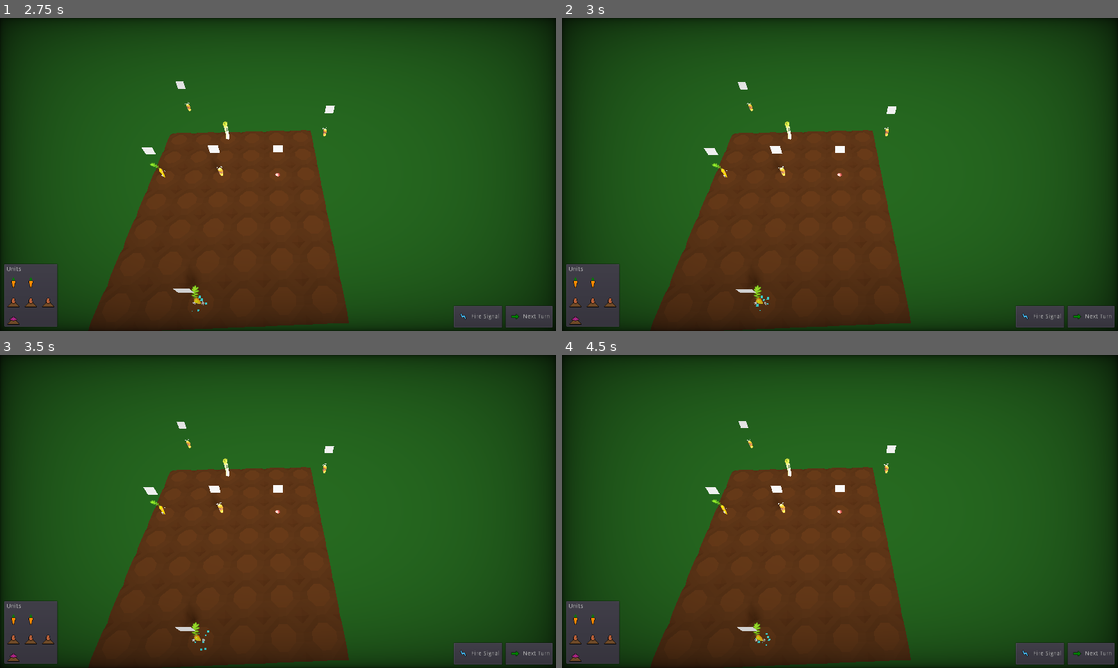
Above: before the commit, frames 1-4 (two rows, left to right).
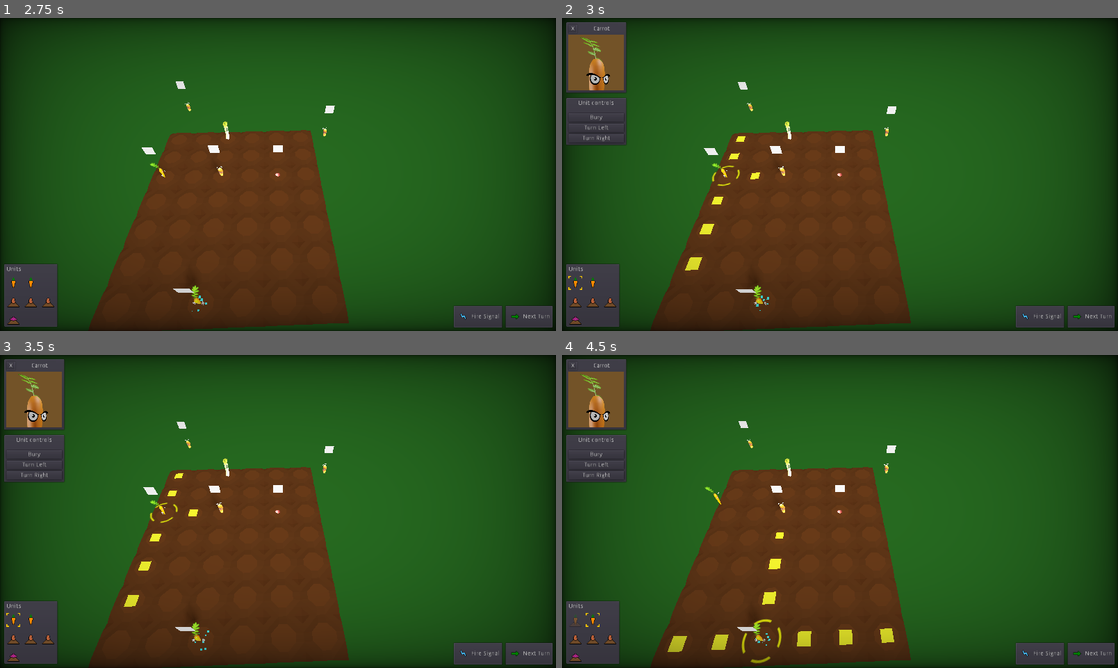
Above: after the commit, the same moments.

Repository: wingedadventurer/gwj-xii
Game: Godot game, scene res://scenes/levels/level_test.tscn
Two runs of this game, one before a commit and one after it. Both use one fixed random seed, a clock stepped at 60 frames per second and the inputs below.
Inputs (mouse positions are in pixels of both pictures, inside the frame that each line leads up to):
- Up to frame 1 (2.75 s): click "Next Turn" at 0.5 s; click "Next Turn" at 1.25 s; click "Fire Signal" at 2 s
- Up to frame 2 (3 s): click (573, 284) at 2.77 s
- Up to frame 3 (3.5 s): no input
- Up to frame 4 (4.5 s): click (595, 455) at 3.5 s, where only the run after the commit has a clickable "Bury"; click (595, 621) at 4.27 s

Frame 1 is identical in both runs. In frame 2, 4.4% of the frame differs, in the area x 0-36%, y 1-87%; in frame 3, 4.4%; in frame 4, 5.1%, in the area x 0-60%, y 1-99%.

Commit message:
Transition nodes can free themselves

Diff:
--- a/godot-project/project.godot
+++ b/godot-project/project.godot
@@ -61,6 +61,7 @@
 [debug]
 
 gdscript/warnings/unused_argument=false
+gdscript/warnings/return_value_discarded=false
 
 [display]
 
--- a/godot-project/scenes/levels/level_test.tscn
+++ b/godot-project/scenes/levels/level_test.tscn
@@ -8,7 +8,7 @@
 [ext_resource path="res://scenes/signal_start.tscn" type="PackedScene" id=6]
 [ext_resource path="res://scenes/celery.tscn" type="PackedScene" id=7]
 
-[node name="level" index="0" instance=ExtResource( 1 )]
+[node name="level" instance=ExtResource( 1 )]
 title = "Test level"
 subtitle = "We have no idea what we're doing..."
 
--- a/godot-project/scenes/ui/level_intro.tscn
+++ b/godot-project/scenes/ui/level_intro.tscn
@@ -88,3 +88,4 @@
 
 [node name="animation_player" type="AnimationPlayer" parent="."]
 anims/intro = SubResource( 1 )
+[connection signal="animation_finished" from="animation_player" to="." method="_on_animation_player_animation_finished"]
--- a/godot-project/scenes/ui/transition_in.tscn
+++ b/godot-project/scenes/ui/transition_in.tscn
@@ -8,6 +8,5 @@
 [node name="polygon_2d" type="Polygon2D" parent="."]
 color = Color( 0, 0, 0, 1 )
 polygon = PoolVector2Array( 0, 0, 1280, 0, 1280, 720, 0, 720, -720, 720 )
-script = ExtResource( 1 )
 
 [node name="tween" type="Tween" parent="."]
--- a/godot-project/scripts/level.gd
+++ b/godot-project/scripts/level.gd
@@ -20,6 +20,7 @@
 func do_transition_in() -> void:
 	var transition = OBJ_TRANSITION_IN.instance()
 	canvas.add_child(transition)
+	transition.free_when_done = true
 	transition.do_transition()
 	do_level_intro()
 
--- a/godot-project/scripts/ui/level_intro.gd
+++ b/godot-project/scripts/ui/level_intro.gd
@@ -10,4 +10,6 @@
 
 func do_intro() -> void:
 	anim_player.play("intro")
-	anim_player.connect("animation_finished", self, "queue_free")
+
+func _on_animation_player_animation_finished(anim_name) -> void:
+	queue_free()
--- a/godot-project/scripts/ui/transition.gd
+++ b/godot-project/scripts/ui/transition.gd
@@ -5,8 +5,12 @@
 onready var polygon := $polygon_2d
 onready var tween := $tween
 
+var free_when_done := false
+
 func transition_done() -> void:
 	emit_signal("transition_done")
+	if free_when_done:
+		queue_free()
 
 func do_transition() -> void:
 	tween.interpolate_property(polygon, "position", Vector2.ZERO, Vector2.RIGHT * 2000.0, 0.5, Tween.TRANS_CUBIC, Tween.EASE_OUT)
